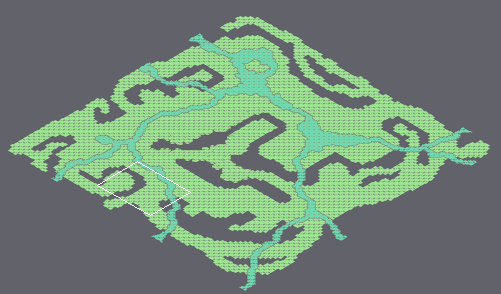
Tiled map: tiled/map_jessi.tmx. The picture above shows the old version from afar; the outline marks the close-up.
Close-up. The starting point:
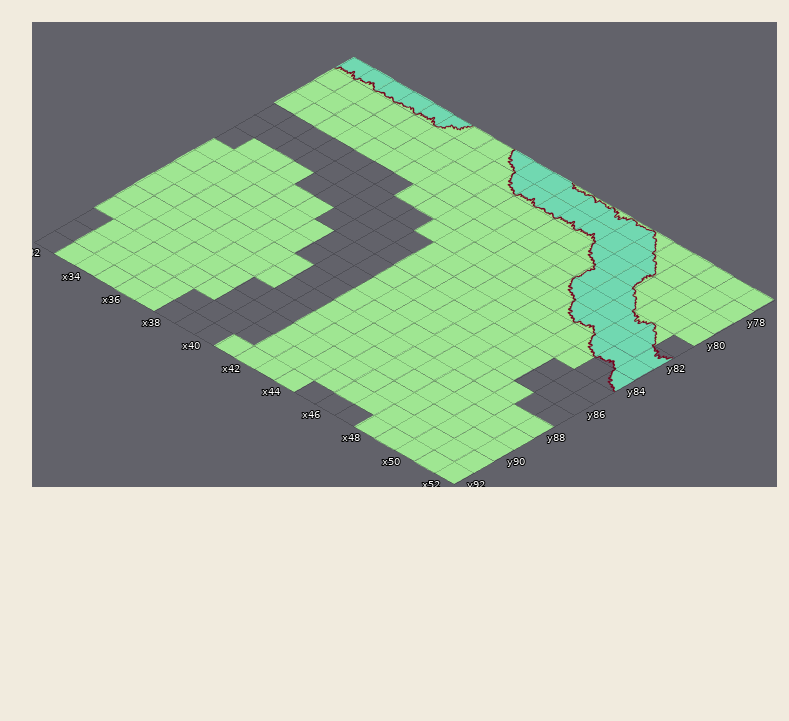
Cells are 128x74 px. Isometric: x runs down to the right, y down to the left. Shown: x 32..52, y 77..92. The commit also changed other parts of the map, which this record leaves out.
The result:
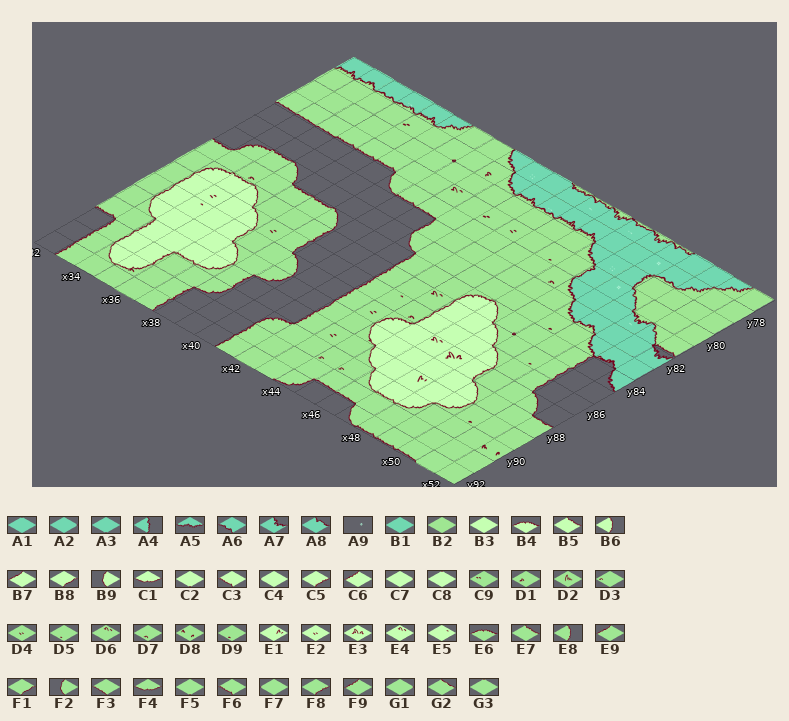
Key: from "tileset": A1 57 "water", A2 58 "water", A3 59 "water", A4 60 "water", A5 65 "water", A6 68 "water", A7 76 "water", A8 78 "water", A9 90 "Tuile_eau-36", B1 95 "water", B2 96 "Tuile_herbe-2", B3 97 "Tuile_herbe-1", B4 122 "Tuile_gazon-2", B5 123 "gazon_edge_C", B6 124 "Tuile_gazon-4", B7 125 "gazon_edge_D", B8 127 "gazon_edge_A", B9 128 "Tuile_gazon-8", C1 130 "Tuile_gazon-10", C2 131 "Tuile_gazon-11", C3 132 "gazon_edge_B", C4 133 "Tuile_gazon-13", C5 134 "gazon_edge_A", C6 135 "gazon_edge_D", C7 136 "Tuile_gazon-16", C8 138 "Tuile_gazon-18", C9 171 "Tuile_herbe-21", D1 172 "Tuile_herbe-22", D2 173 "Tuile_herbe-23", D3 174 "Tuile_herbe-24", D4 176 "Tuile_herbe-26", D5 177 "Tuile_herbe-27", D6 179 "Tuile_herbe-29", D7 180 "Tuile_herbe-210", D8 181 "Tuile_herbe-211", D9 183 "Tuile_herbe-213", E1 188 "Tuile_herbe-15", E2 189 "Tuile_herbe-16", E3 191 "Tuile_herbe-18", E4 192 "Tuile_herbe-19", E5 195 "Tuile_herbe-112", E6 267 "Tuile_gazon-32", E7 268 "Tuile_gazon-33", E8 269 "Tuile_gazon-34", E9 270 "Tuile_gazon-35", F1 271 "Tuile_gazon-36", F2 272 "Tuile_gazon-37", F3 273 "Tuile_gazon-38", F4 274 "Tuile_gazon-39", F5 275 "Tuile_gazon-40", F6 276 "Tuile_gazon-41", F7 277 "Tuile_gazon-42", F8 278 "Tuile_gazon-43", F9 279 "Tuile_gazon-44", G1 280 "Tuile_gazon-45", G2 281 "Tuile_gazon-46", G3 282 "Tuile_gazon-47".
__ is an empty cell.
Tiles replaced or removed in this view: A2, A4, B2.
Tiles of an added or newly shown layer are drawn over the layers below it.
Message: nouvelles tuiles pour vrai
Edits made:
Changed rows in their new state; .. is an unchanged cell.
Layer "fond":
first column x 32:
78 .. .. .. .. C9 .. .. .. D1 .. .. .. .. .. .. .. D9 .. .. .. ..
80 F3 F3 F3 F6 F6 F6 F7 .. D6 .. C9 D4 .. .. .. .. .. .. .. .. ..
81 .. .. .. .. .. .. F2 F6 F3 .. .. .. .. .. D7 .. .. .. .. F5 F6
82 .. .. .. .. .. .. .. .. .. E9 .. .. .. .. .. .. .. .. .. F1 ..
83 .. E6 E7 E8 .. .. .. .. .. F2 F7 .. .. .. .. .. .. .. .. F4 ..
84 E7 G3 D7 G1 E7 E7 E8 .. .. .. E9 .. .. D4 .. F5 F7 .. F1 .. ..
85 .. .. .. C9 .. .. F8 .. .. .. F9 .. D6 .. D5 G1 G3 D5 F1 .. ..
86 .. .. .. .. .. D4 F1 .. .. .. F9 .. D7 .. .. .. C9 .. F1 .. ..
87 .. D2 .. .. .. .. .. E8 .. .. F9 D4 .. .. .. .. .. .. G1 E8 ..
88 .. .. .. .. .. .. F5 F4 .. .. E9 .. D5 .. .. .. .. .. .. G1 G2
89 F6 F7 .. .. .. .. F8 .. .. .. F9 D4 .. .. D8 .. .. .. D9 .. ..
90 .. F9 .. .. .. F5 F4 .. .. E6 G3 .. D3 D3 .. .. .. .. .. .. D8
91 .. F9 .. D7 .. F8 .. .. .. F9 .. .. F5 F3 F3 F7 .. .. .. .. ..
92 .. F9 .. .. .. F1 .. .. .. E9 .. .. F4 .. .. F2 F6 F6 F3 .. ..
Layer "chemin/eau/gazon":
first column x 47:
77 A7 A8 A1 A3 A5
78 B1 A3 A6 A5 ..
first column x 33:
84 .. .. .. .. .. .. .. .. .. .. .. .. B4 B6 .. .. ..
85 B4 B5 B6 .. .. .. .. .. .. .. .. .. B7 C7 B6 .. ..
86 B7 E2 C7 B6 .. .. .. .. .. .. .. .. B7 B3 C7 B6 ..
87 B7 E5 B3 B8 .. .. .. .. .. .. .. B4 C8 E4 E3 C5 ..
88 B9 C4 B3 C7 B6 .. .. .. .. .. .. B9 C4 B3 B3 C7 B6
89 .. C6 C2 C3 C1 .. .. .. .. .. .. .. B9 C4 E1 C2 C1
90 .. B7 C5 .. .. .. .. .. .. .. .. .. .. B9 C3 C1 ..
91 .. B9 C1 .. .. .. .. .. .. .. .. .. .. .. .. .. ..
Layer "détails" (now shown):
first column x 48:
78 A9
